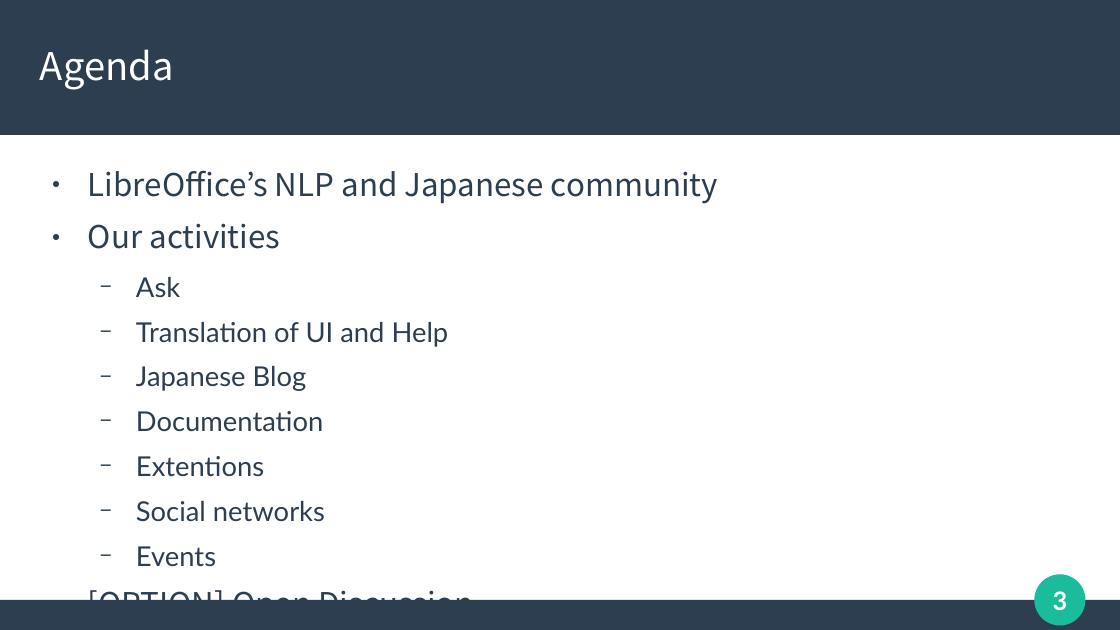
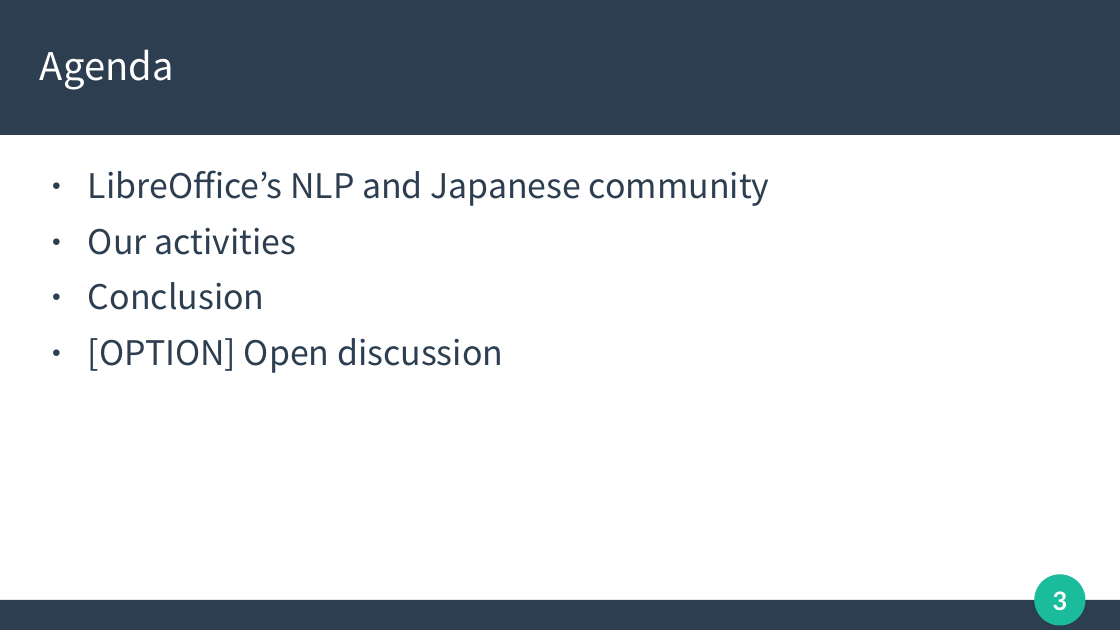
Before and after one commit to naruoga/presentations, a slide deck: slide 3 of 20231008-LOUCA2023-LibO-Japanese-Activities.odp. Drawn at 1120x630 pixels with LibreOffice and Linux fonts; fonts in the diff are those of the drawing. Boxes give left, top, right and bottom in pixels: in the first picture for what was removed or moved away, otherwise in the second. Text is boxed around its words. In the diff, an @@ line names an element or a change of style, - is before the commit and + after.

```diff
--- a/20231008-LOUCA2023-LibO-Japanese-Activities.odp
+++ b/20231008-LOUCA2023-LibO-Japanese-Activities.odp
@@ text at box(88, 170, 770, 255): size 22.2 to 24 pt in "LibreOffice’s NLP and Japanese community", "Our activities" @@
@@ text at box(88, 282, 503, 373): text changed; size 19.4 to 24 pt; font Lato to Noto Sans CJK JP @@
-  − Ask
-  − Translation of UI and Help
-  − Japanese Blog
-  − Documentation
-  − Extentions
-  − Social networks
-  − Events
-● [OPTION] Open Discussion
+● Conclusion
+● [OPTION] Open discussion
```
Also in this commit, not shown: 9 other slides changed, 9 slides added.
